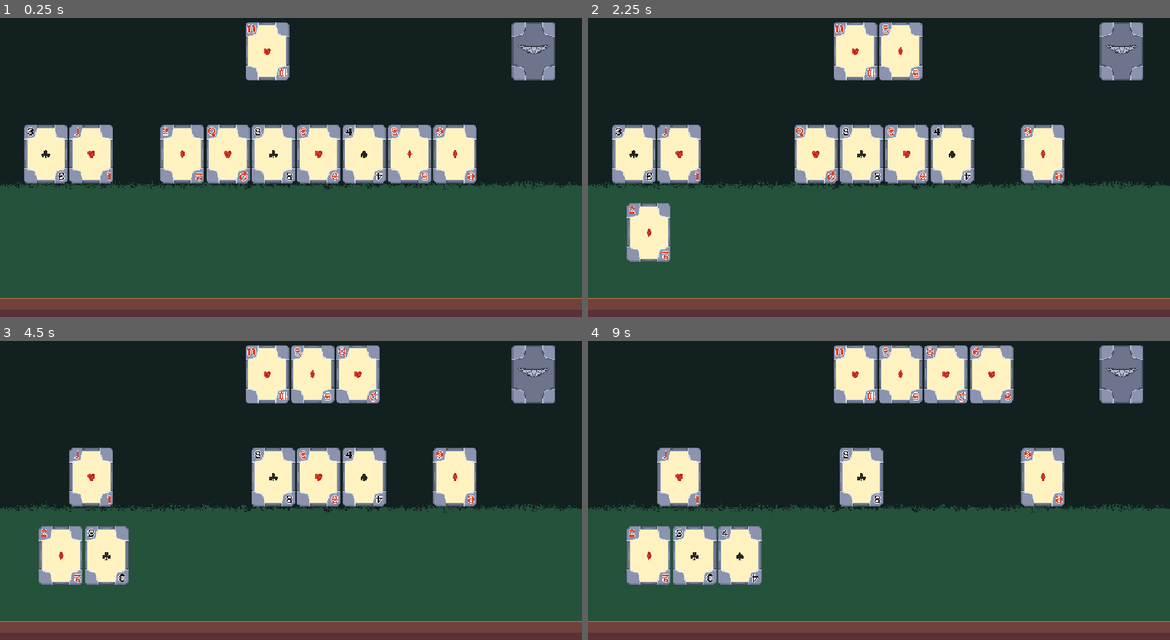
Above: before the commit, frames 1-4 (two rows, left to right).
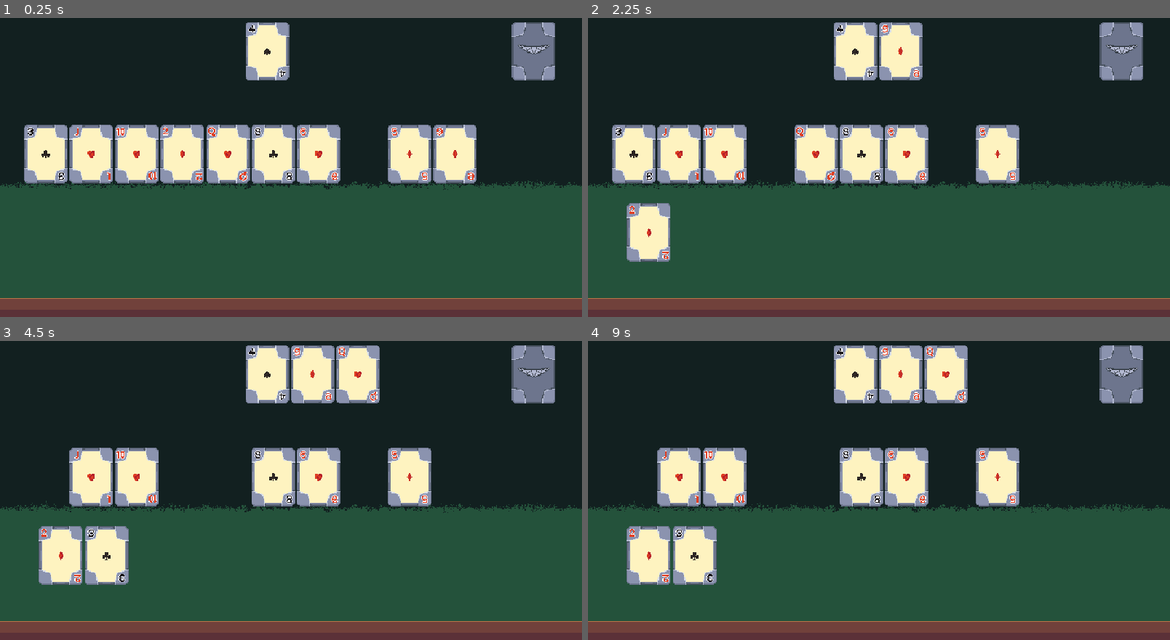
Above: after the commit, the same moments.

Repository: RajwolChapagain/IEEE-Game-Jam
Game: Godot game, scene res://scenes/game.tscn
Same seed, same stepped clock (60 frames per second), same inputs: the game is played once before the commit and once after it.
Inputs (mouse positions are in pixels of both pictures, inside the frame that each line leads up to):
- Up to frame 1 (0.25 s): no input
- Up to frame 2 (2.25 s): tap Enter at 0.5, 2 s; move the mouse to (1123, 50) at 0.52 s; press the mouse at (1123, 50) at 0.53 s; tap Space at 1.25 s; release the mouse at (1123, 50) at 1.28 s; click (1123, 50) at 1.35 s; move the mouse to (768, 152) at 2.02 s; press the mouse at (768, 152) at 2.03 s
- Up to frame 3 (4.5 s): tap Space at 2.75, 4.25 s; move the mouse to (535, 373) at 2.77 s; release the mouse at (535, 373) at 2.78 s; click (535, 373) at 2.85 s; tap Enter at 3.5 s; press the mouse at (535, 373) at 3.53 s; move the mouse to (46, 475) at 4.27 s; release the mouse at (46, 475) at 4.28 s; click (46, 475) at 4.35 s
- Up to frame 4 (9 s): move the mouse to (1123, 373) at 5.02 s; press the mouse at (1123, 373) at 5.03 s; release the mouse at (1123, 373) at 5.78 s; click (1123, 373) at 5.85 s; press the mouse at (1123, 373) at 6.53 s; release the mouse at (1123, 373) at 7.28 s; click (1123, 373) at 7.35 s; press the mouse at (1123, 373) at 8.03 s; move the mouse to (948, 475) at 8.77 s; release the mouse at (948, 475) at 8.78 s; click (948, 475) at 8.85 s

The runs differ from the first frame. In frame 1, 3.0% of the frame differs, in the area x 19-67%, y 2-56%; in frame 2, 5.9%; in frame 3, 5.9%; in frame 4, 8.9%, in the area x 19-82%, y 1-82%.

Commit message:
made game.gd cleaner

Diff:
--- a/scripts/game.gd
+++ b/scripts/game.gd
@@ -10,8 +10,11 @@
 var deal_size: int = 10
 
 func _ready():
+	start_game()
+
+func start_game():
 	deal()
-	enemy_pick()
+	enemy_turn()
 
 func deal():
 	for i in range(0, deal_size):
@@ -21,7 +24,7 @@
 		dealt_card[i].global_position = dealt_positions[i].global_position
 		dealt_card[i].update_card()
 
-func enemy_pick():
+func enemy_turn():
 	if dealt_card.size() > 0:
 		var index: int = randi_range(0, dealt_card.size()-1)
 		dealt_card[index].card_clicked.disconnect(_on_card_clicked)
@@ -35,8 +38,7 @@
 
 func continue_game():
 	clear_game()
-	deal()
-	enemy_pick()
+	start_game()
 
 func start_battle() -> int:
 	var timer = Timer.new()
@@ -44,10 +46,12 @@
 	timer.one_shot = false
 	timer.autostart = false
 	add_child(timer)
+
 	player.shuffle_hand()
 	player.order_hand()
 	enemy.shuffle_hand()
 	enemy.order_hand()
+
 	for i in range(0, int(deal_size/2)):
 		timer.start()
 		await timer.timeout
@@ -56,6 +60,7 @@
 		player.hand[i].update_card()
 		enemy.hand[i].face_up = true
 		enemy.hand[i].update_card()
+
 		var cmp = Calculator.compare(player.hand[i], enemy.hand[i])
 		if cmp > 0:
 			enemy.hp-=1
@@ -92,7 +97,7 @@
 		player.pick(card)
 		remove_from_dealt(card)
 		player_turn = not player_turn
-		enemy_pick()
+		enemy_turn()
 
 func remove_from_dealt(card):
 	for i in range(0, dealt_card.size()):
